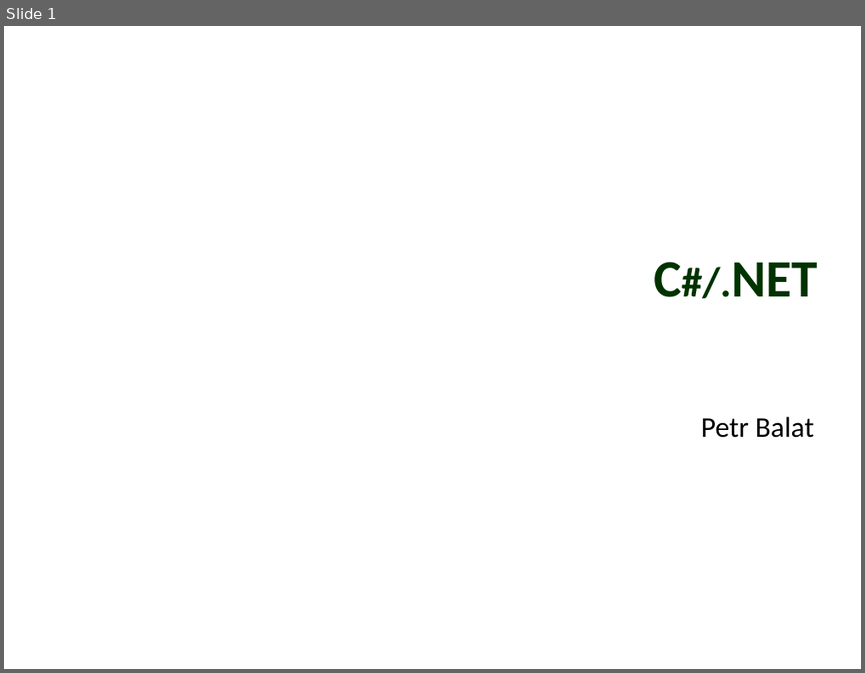
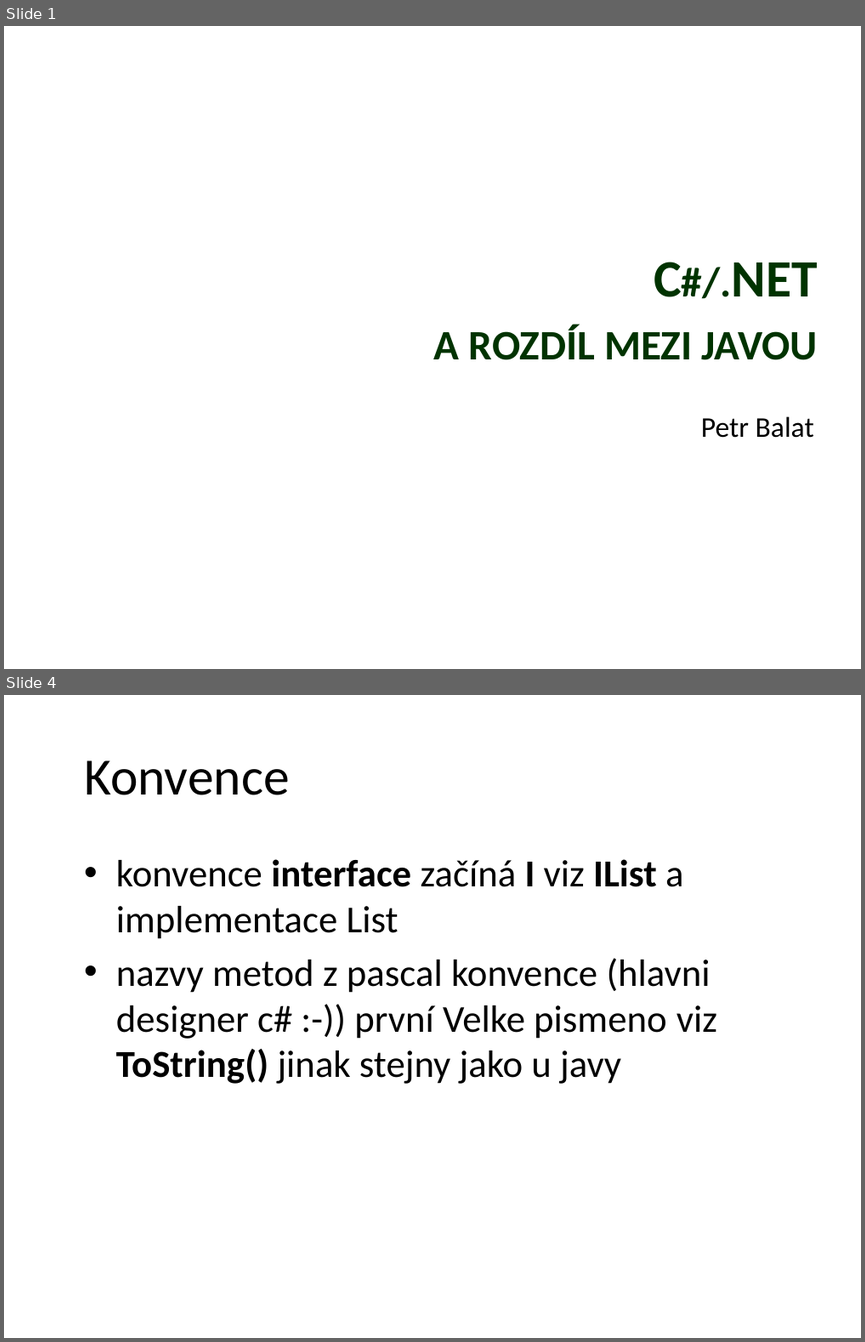
Before and after one commit to petrbalat/Skoleni-Csharp-NET, a slide deck: prezentace.pptx. Shown one above the other, each under a label of ours: slide 1 before the commit, slides 1 and 4 after it; the slides between them are not shown. The pictures are 865x673 and 865x1342 pixels, drawn with LibreOffice and Linux fonts; fonts in the diff are those of the drawing; background and template pictures are left out. Boxes give left, top, right and bottom in pixels: in the first picture for what was removed or moved away, otherwise in the second. Text is boxed around its words. In the diff, an @@ line names an element or a change of style, - is before the commit and + after.

```diff
--- a/prezentace.pptx
+++ b/prezentace.pptx
@@ slide 4 added at (4,695,861,1338), background picture (left out) @@
@@ title added at (84,760,290,795), 44 pt, text #000000 @@
+Konvence
@@ text added at (116,859,717,1083), 32 pt, text #000000 @@
+• konvence interface začíná I viz IList a implementace List
+• nazvy metod z pascal konvence (hlavni designer c# :-)) první Velke pismeno viz ToString() jinak stejny jako u javy
@@ slide 1 changed as well @@
@@ title at (434,261,817,360): text changed @@
-C#/.NET
+C#/.NET
+a rozdíl mezi javou
```
Also in this commit, not shown: 8 other slides added, 4 slides removed, 5 other files.
